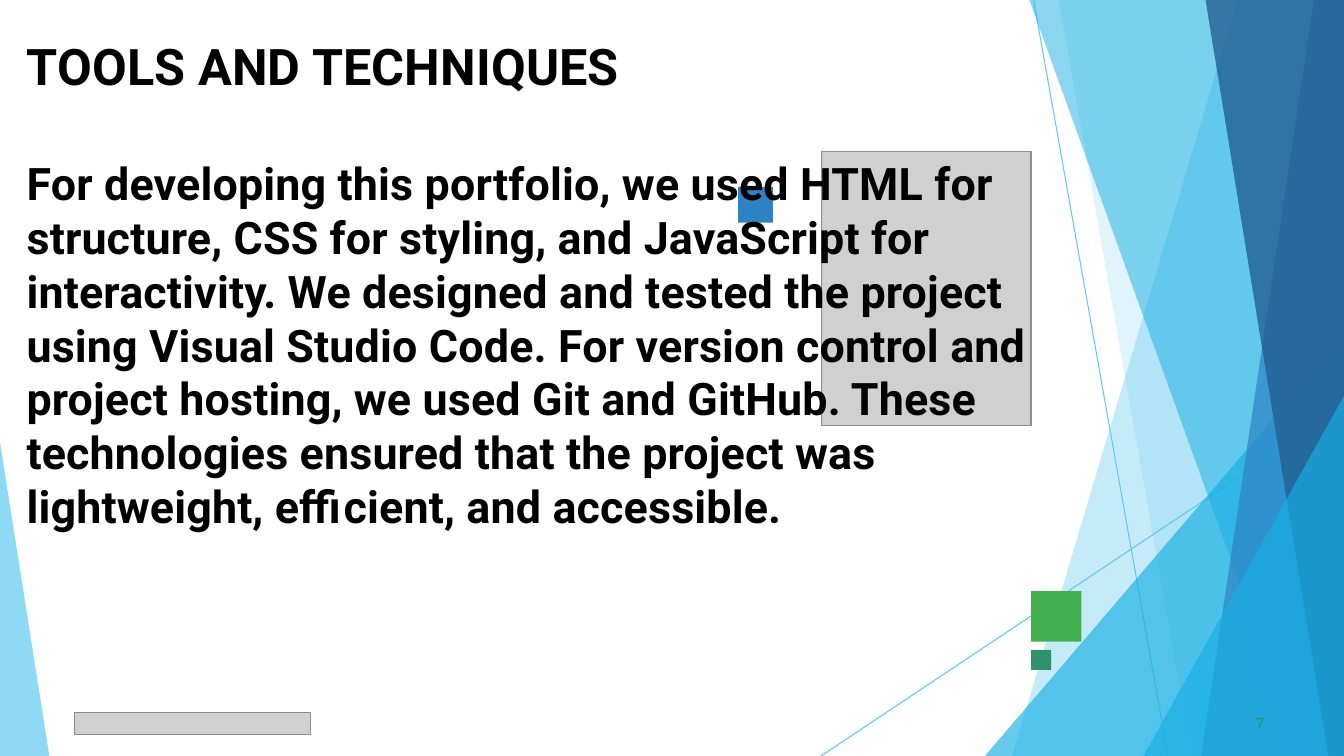
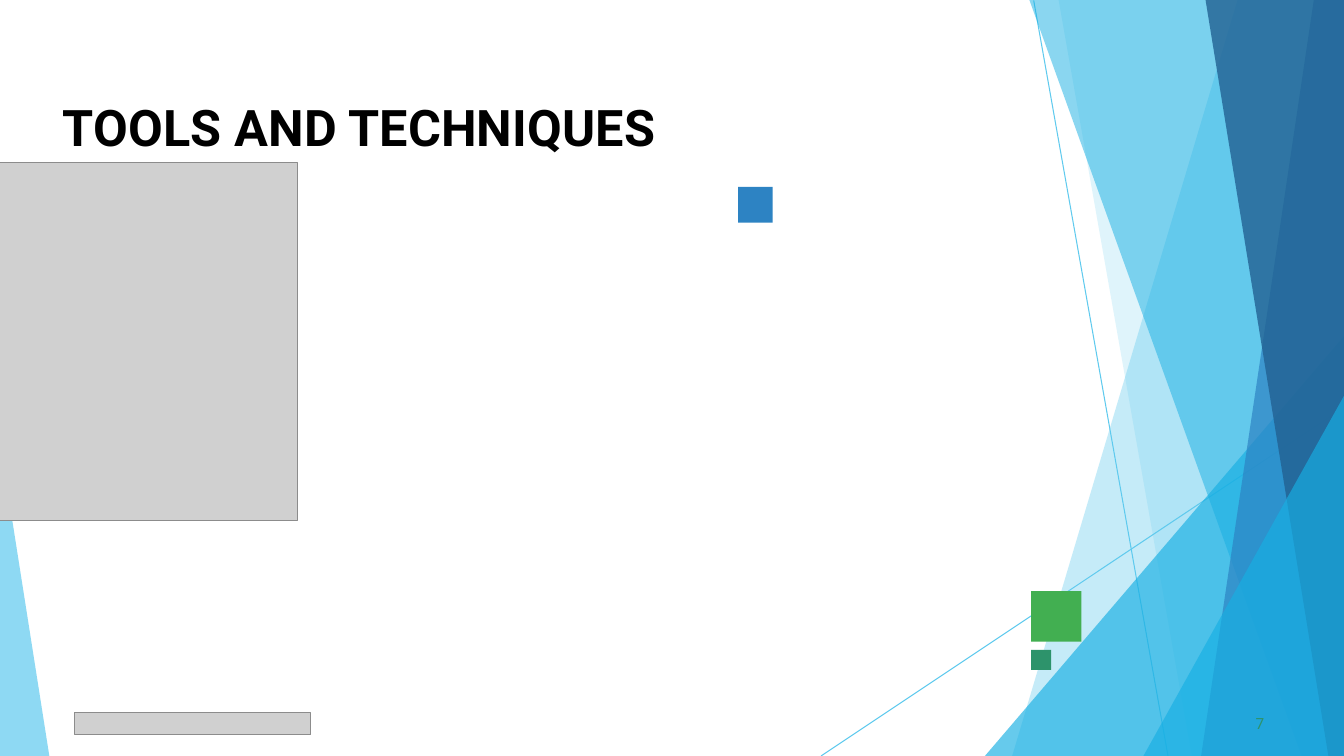
Before and after one commit to kathir13102005/Kathir, a slide deck: slide 7 of PPT FWD TNSDC 2025.pptx. Drawn at 1344x756 pixels with LibreOffice and Linux fonts; fonts in the diff are those of the drawing; grey boxes stand for pictures. Boxes give left, top, right and bottom in pixels: in the first picture for what was removed or moved away, otherwise in the second. Text is boxed around its words. In the diff, an @@ line names an element or a change of style, - is before the commit and + after.

```diff
--- a/PPT FWD TNSDC 2025.pptx
+++ b/PPT FWD TNSDC 2025.pptx
@@ title removed at (27,48,1025,533) @@
-TOOLS AND TECHNIQUES
-For developing this portfolio, we used HTML for structure, CSS for styling, and JavaScript for interactivity. We designed and tested the project using Visual Studio Code. For version control and project hosting, we used Git and GitHub. These technologies ensured that the project was lightweight, efficient, and accessible.
@@ title added at (63,109,655,153), 36 pt, text #000000, bold @@
+TOOLS AND TECHNIQUES
@@ picture: place and size @@
-picture at (822,151,1031,425)
+picture at (0,162,297,520)
```
Also in this commit, not shown: 8 other slides changed, 2 slides added, 2 slides removed.
